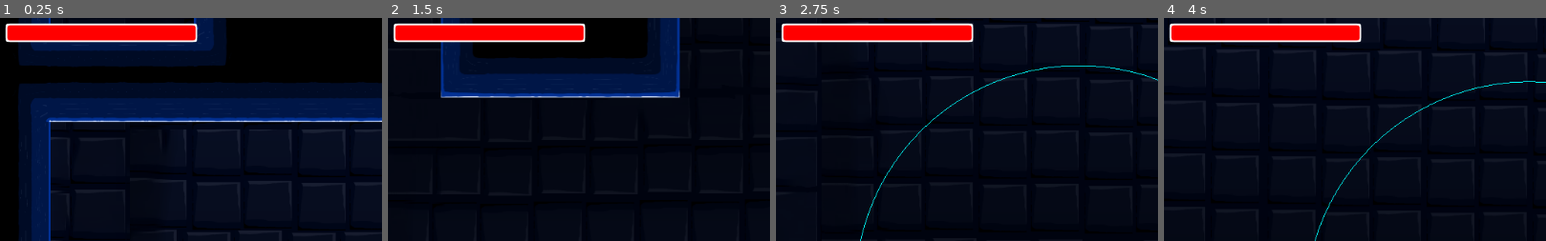
Above: before the commit, frames 1-4 (left to right).
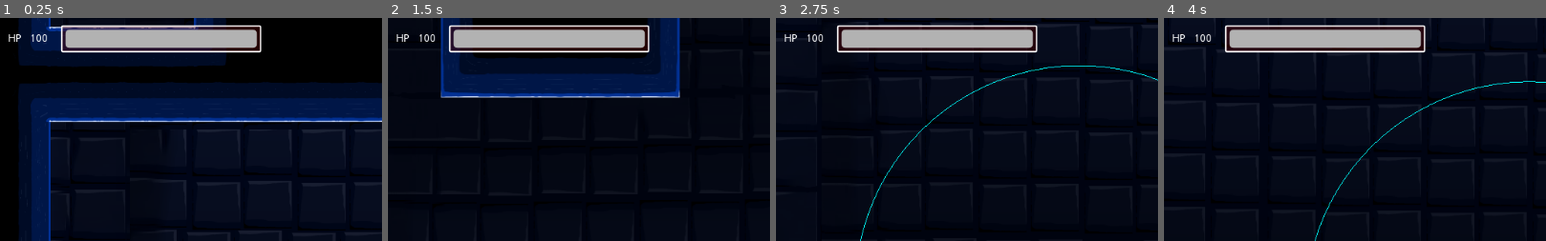
Above: after the commit, the same moments.

Repository: ARosyidG/LetsTryTP
Game: Godot game, scene res://Scene/Level/GAME.tscn
The game is run twice, just before and just after one commit, with the same random seed, the same clock (stepped at 60 frames per second) and the same inputs. This scene is started directly instead of the project's main scene.
Inputs (mouse positions are % of the whole screen's width and height, from its top left):
- Up to frame 1 (0.25 s): no input
- Up to frame 2 (1.5 s): move the mouse to (72, 45) at 0.52 s; hold Right mouse button (RMB) 0.53-1.28 s; hold D (move_right) from 0.53 s (still down); tap W (Jump) at 0.77 s; move the mouse to (30, 55) at 1.27 s; right-click (30, 55) at 1.35 s
- Up to frame 3 (2.75 s): tap W (Jump) at 1.52 s; move the mouse to (60, 28) at 2.02 s; release D (move_right) at 2.03 s; hold A (Move_left) from 2.03 s (still down); hold Right mouse button (RMB) from 2.03 s (still down)
- Up to frame 4 (4 s): move the mouse to (45, 70) at 2.77 s; release A (Move_left) at 2.78 s; release Right mouse button (RMB) at 2.78 s; hold D (move_right) from 2.78 s (still down); right-click (45, 70) at 2.85 s; tap W (Jump) at 3.02, 3.77 s; move the mouse to (80, 65) at 3.52 s; hold Right mouse button (RMB) from 3.53 s (still down)
The pictures show only the part of the screen within x 0-50%, y 0-50%; the shares and areas given below are measured in that part.

The runs differ from the first frame. In frame 1, 8.3% of the frame differs, in the area x 1-69%, y 2-16%; in frame 2, 8.3%; in frame 3, 8.3%; in frame 4, 8.3%.

Commit message:
fix the demaged feature

Diff:
--- a/Scene/1.gd
+++ b/Scene/1.gd
@@ -1,9 +1,13 @@
 extends Player
 var TP_scn = preload("res://Scene/TP_scn.tscn")
 var TPtex = preload("res://assets/TP_not.png")
+var playerTex = preload("res://assets/Player.png")
+onready var playerSprite = get_node("Player")
 var TP_inh = TP_scn.instance()
 var draw_area
+var kenaDemage: bool = false
 var ada: bool = false
+onready var kenaDemageTime= $kenaDemageTimer
 onready var health = $Control/CanvasLayer/Health
 onready var recovery_time = $KENA/BIARBAGUS
 onready var Kena = $KENA
@@ -21,7 +25,11 @@
 		Input.get_action_strength("move_right") - Input.get_action_strength("Move_left"),
 		-1.0 if Input.get_action_strength("Jump") and is_on_floor() else 1.0
 	)
-
+func _process(delta):
+	if kenaDemage:
+		playerSprite.set_texture(TPtex)
+	else :
+		playerSprite.set_texture(playerTex)
 func _draw():
 	if draw_area:
 		draw_arc(Vector2(0,0), 300, 0, deg2rad(360), 100, Color.aqua)
@@ -69,9 +77,13 @@
 
 func _on_KENA_body_entered(body):
 	health.current -= body.demage
-	if body.bullet :
-		body.queue_free()
+	if body.bullet:
+		recovery_time.wait_time = 0.7
+		body.ngilang()
 	Kena.set_deferred("monitoring", false)
+	kenaDemage = true
+	kenaDemageTime.start()
+
 	recovery_time.start()
 	pass # Replace with function body.
 
@@ -79,4 +91,10 @@
 
 func _on_BIARBAGUS_timeout():
 	Kena.set_deferred("monitoring", true)
+	recovery_time.wait_time = 0.2
 	pass # Replace with function body.
+
+
+func _on_kenaDemageTimer_timeout():
+	kenaDemage = false
+	pass # Replace with function body.
--- a/Scene/1.tscn
+++ b/Scene/1.tscn
@@ -36,6 +36,9 @@
 
 [node name="Control" parent="." instance=ExtResource( 3 )]
 
+[node name="kenaDemageTimer" type="Timer" parent="."]
+wait_time = 0.1
+
 [node name="KENA" type="Area2D" parent="."]
 collision_layer = 0
 collision_mask = 16
@@ -44,7 +47,8 @@
 shape = SubResource( 2 )
 
 [node name="BIARBAGUS" type="Timer" parent="KENA"]
-wait_time = 0.2
+wait_time = 0.7
 
+[connection signal="timeout" from="kenaDemageTimer" to="." method="_on_kenaDemageTimer_timeout"]
 [connection signal="body_entered" from="KENA" to="." method="_on_KENA_body_entered"]
 [connection signal="timeout" from="KENA/BIARBAGUS" to="." method="_on_BIARBAGUS_timeout"]
--- a/Scene/Bullet.gd
+++ b/Scene/Bullet.gd
@@ -1,10 +1,28 @@
 extends KinematicBody2D
 var bulletCol
-export(int) var demage = 1
+export(int) var demage = 10
 var bullet : bool = true
+onready var Animplayer = $DuarAnim/AnimationPlayer
+onready var duarAnim = $DuarAnim/bullet_Col
+onready var Bulleta = $bullet
+var stop = true
 func _process(delta):
-	move_and_slide(Vector2(-1200,0))
-	for i in get_slide_count():
-		var collision = get_slide_collision(i)
-		if collision:
-			queue_free()
+	if stop:
+		move_and_slide(Vector2(-1200,0))
+		for i in get_slide_count():
+			var collision = get_slide_collision(i)
+			if collision:
+				ngilang()
+
+func ngilang():
+	duarAnim.position = Bulleta.global_position
+	stop = false
+	Bulleta.hide()
+	duarAnim.show()
+	Animplayer.play("Duar")
+
+
+func _on_AnimationPlayer_animation_finished(anim_name):
+	duarAnim.hide()
+	queue_free()
+	pass # Replace with function body.
--- a/Scene/Bullet.tscn
+++ b/Scene/Bullet.tscn
@@ -1,17 +1,50 @@
-[gd_scene load_steps=3 format=2]
+[gd_scene load_steps=5 format=2]
 
 [ext_resource path="res://assets/bullet.png" type="Texture" id=1]
 [ext_resource path="res://Scene/Bullet.gd" type="Script" id=2]
+[ext_resource path="res://assets/bullet_Col.png" type="Texture" id=3]
+
+[sub_resource type="Animation" id=1]
+resource_name = "Duar"
+length = 0.6
+tracks/0/type = "value"
+tracks/0/path = NodePath("bullet_Col:frame")
+tracks/0/interp = 1
+tracks/0/loop_wrap = true
+tracks/0/imported = false
+tracks/0/enabled = true
+tracks/0/keys = {
+"times": PoolRealArray( 0, 0.1, 0.2, 0.3, 0.4, 0.5, 0.6 ),
+"transitions": PoolRealArray( 1, 1, 1, 1, 1, 1, 1 ),
+"update": 1,
+"values": [ 0, 1, 2, 3, 4, 5, 5 ]
+}
 
 [node name="KinematicBody2D" type="KinematicBody2D"]
 collision_layer = 16
-collision_mask = 24
+collision_mask = 8
 script = ExtResource( 2 )
 
 [node name="CollisionShape2D" type="CollisionPolygon2D" parent="."]
 position = Vector2( -64, -8 )
-polygon = PoolVector2Array( 0, -8, 32, 0, 0, 8, -8, 8, -16, 0, -8, -8 )
+polygon = PoolVector2Array( 0, -8, 8, 0, 0, 8, -8, 8, -16, 0, -8, -8 )
 
 [node name="bullet" type="Sprite" parent="."]
 position = Vector2( -56, -8 )
 texture = ExtResource( 1 )
+
+[node name="Duar" type="Timer" parent="."]
+
+[node name="DuarAnim" type="Node" parent="."]
+
+[node name="AnimationPlayer" type="AnimationPlayer" parent="DuarAnim"]
+anims/Duar = SubResource( 1 )
+
+[node name="bullet_Col" type="Sprite" parent="DuarAnim"]
+visible = false
+position = Vector2( -32, -24 )
+texture = ExtResource( 3 )
+hframes = 3
+vframes = 2
+
+[connection signal="animation_finished" from="DuarAnim/AnimationPlayer" to="." method="_on_AnimationPlayer_animation_finished"]
--- /dev/null
+++ b/Scene/Label.gd
@@ -0,0 +1,6 @@
+extends Label
+
+
+
+func _on_Health_changed(new_amount):
+	text = str(new_amount)
--- a/Scene/On_level_UI.tscn
+++ b/Scene/On_level_UI.tscn
@@ -1,6 +1,7 @@
-[gd_scene load_steps=2 format=2]
+[gd_scene load_steps=3 format=2]
 
 [ext_resource path="res://Scene/healthBar.tscn" type="PackedScene" id=1]
+[ext_resource path="res://Scene/Label.gd" type="Script" id=2]
 
 [node name="Control" type="Control"]
 anchor_right = 1.0
@@ -12,4 +13,38 @@
 [node name="CanvasLayer" type="CanvasLayer" parent="."]
 
 [node name="Health" parent="CanvasLayer" instance=ExtResource( 1 )]
-position = Vector2( 8, 8 )
+position = Vector2( 80, 8 )
+
+[node name="ColorRect" type="ColorRect" parent="CanvasLayer"]
+margin_left = 8.0
+margin_top = 8.0
+margin_right = 72.0
+margin_bottom = 48.0
+color = Color( 0.14902, 0.0627451, 0.0627451, 0 )
+__meta__ = {
+"_edit_use_anchors_": false
+}
+
+[node name="Label" type="Label" parent="CanvasLayer/ColorRect"]
+margin_left = 24.0
+margin_right = 64.0
+margin_bottom = 40.0
+text = "10"
+align = 1
+valign = 1
+script = ExtResource( 2 )
+__meta__ = {
+"_edit_use_anchors_": false
+}
+
+[node name="Label2" type="Label" parent="CanvasLayer/ColorRect"]
+margin_right = 24.0
+margin_bottom = 40.0
+text = "HP"
+align = 1
+valign = 1
+__meta__ = {
+"_edit_use_anchors_": false
+}
+
+[connection signal="changed" from="CanvasLayer/Health" to="CanvasLayer/ColorRect/Label" method="_on_Health_changed"]
--- a/Scene/TrapGear.gd
+++ b/Scene/TrapGear.gd
@@ -1,4 +1,5 @@
 extends Node2D
-
+var demage = 15
+var bullet : bool = false
 func _process(delta):
 	self.rotate(4*delta)
--- a/Scene/TrapGear.tscn
+++ b/Scene/TrapGear.tscn
@@ -4,6 +4,8 @@
 [ext_resource path="res://assets/Platform/Gear trap.png" type="Texture" id=2]
 
 [node name="Gear" type="KinematicBody2D"]
+collision_layer = 17
+collision_mask = 17
 script = ExtResource( 1 )
 
 [node name="Gear trap" type="Sprite" parent="."]
--- a/Scene/healthBar.gd
+++ b/Scene/healthBar.gd
@@ -4,7 +4,7 @@
 signal changed(new_amount)
 signal depleted
 
-export(int) var max_amount = 10 setget set_max
+export(int) var max_amount = 100 setget set_max
 export(int) onready var current = max_amount setget set_current
 
 
--- a/Scene/healthBar.tscn
+++ b/Scene/healthBar.tscn
@@ -3,11 +3,7 @@
 [ext_resource path="res://Scene/healthBar.gd" type="Script" id=1]
 
 [sub_resource type="StyleBoxFlat" id=1]
-bg_color = Color( 1, 0, 0, 1 )
-border_width_left = 2
-border_width_top = 2
-border_width_right = 2
-border_width_bottom = 2
+bg_color = Color( 0.701961, 0.701961, 0.701961, 1 )
 border_color = Color( 1, 1, 1, 1 )
 corner_radius_top_left = 5
 corner_radius_top_right = 5
@@ -25,14 +21,20 @@
 corner_radius_top_right = 2
 corner_radius_bottom_right = 2
 corner_radius_bottom_left = 2
+expand_margin_left = 6.0
+expand_margin_right = 6.0
+expand_margin_top = 6.0
+expand_margin_bottom = 6.0
 
 [node name="Health" type="Node2D"]
 script = ExtResource( 1 )
 current = 10
 
 [node name="ProgressBar" type="ProgressBar" parent="."]
-margin_right = 256.0
-margin_bottom = 24.0
+margin_left = 8.0
+margin_top = 8.0
+margin_right = 264.0
+margin_bottom = 32.0
 custom_styles/fg = SubResource( 1 )
 custom_styles/bg = SubResource( 2 )
 value = 50.0
Binary file added: assets/bullet_Col.png
Not shown, added: assets/bullet_Col.png.import
Binary file added: assets/bullet_Col_sprites/bullet_Col_005.png
Not shown, added: assets/bullet_Col_sprites/bullet_Col_005.png.import
